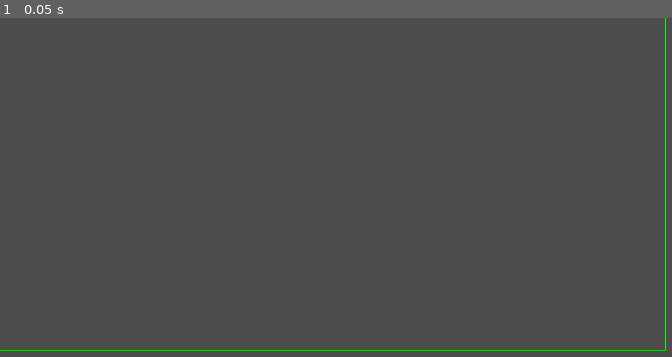
Above: before the commit, frame 1.
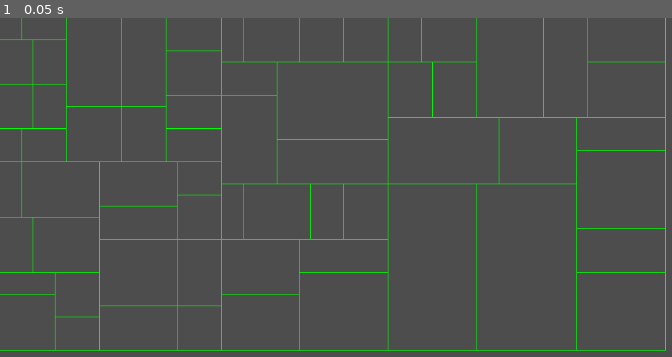
Above: after the commit, the same moment.

Repository: IanLum/Procedural-Dungeon-Generation
Game: Godot game, scene res://main.tscn
The game is run twice, just before and just after one commit, with the same random seed, the same clock (stepped at 60 frames per second) and the same inputs.
Inputs:
- Up to frame 1 (0.05 s): no input

The runs differ from the first frame. In frame 1, 3.4% of the frame differs, in the area x 0-99%, y 0-98%.

Commit message:
impl splitting

Diff:
--- a/branch.gd
+++ b/branch.gd
@@ -18,3 +18,28 @@
 		return [self]
 	else:
 		return left.get_leaves() + right.get_leaves()
+
+func split(splits: int):
+	var rng = RandomNumberGenerator.new()
+	var split_percent: float = rng.randf_range(0.3, 0.7)
+
+	if size.x > size.y:
+		# vertical line split
+		var left_width = int(size.x * split_percent)
+		left = Branch.new(position, Vector2i(left_width, size.y))
+		right = Branch.new(
+			Vector2i(position.x + left_width, position.y),
+			Vector2i(size.x - left_width, size.y)
+		)
+	else:
+		# horizontal line split
+		var left_height = int(size.y * split_percent)
+		left = Branch.new(position, Vector2i(size.x, left_height))
+		right = Branch.new(
+			Vector2i(position.x, position.y + left_height),
+			Vector2i(size.x, size.y - left_height)
+		)
+
+	if splits > 0:
+		left.split(splits - 1)
+		right.split(splits - 1)
--- a/main.gd
+++ b/main.gd
@@ -8,6 +8,7 @@
 		Vector2i(0, 0),
 		Vector2i(60, 30)
 	)
+	root.split(5)
 	queue_redraw()
 
 func _draw():
